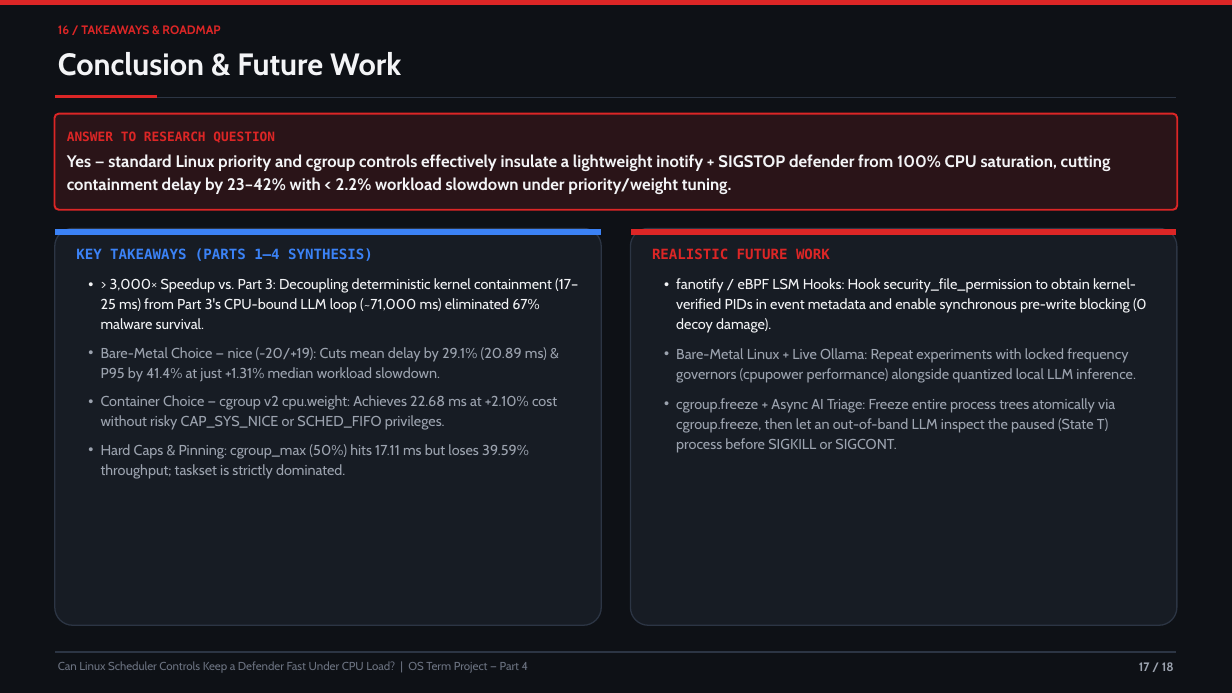
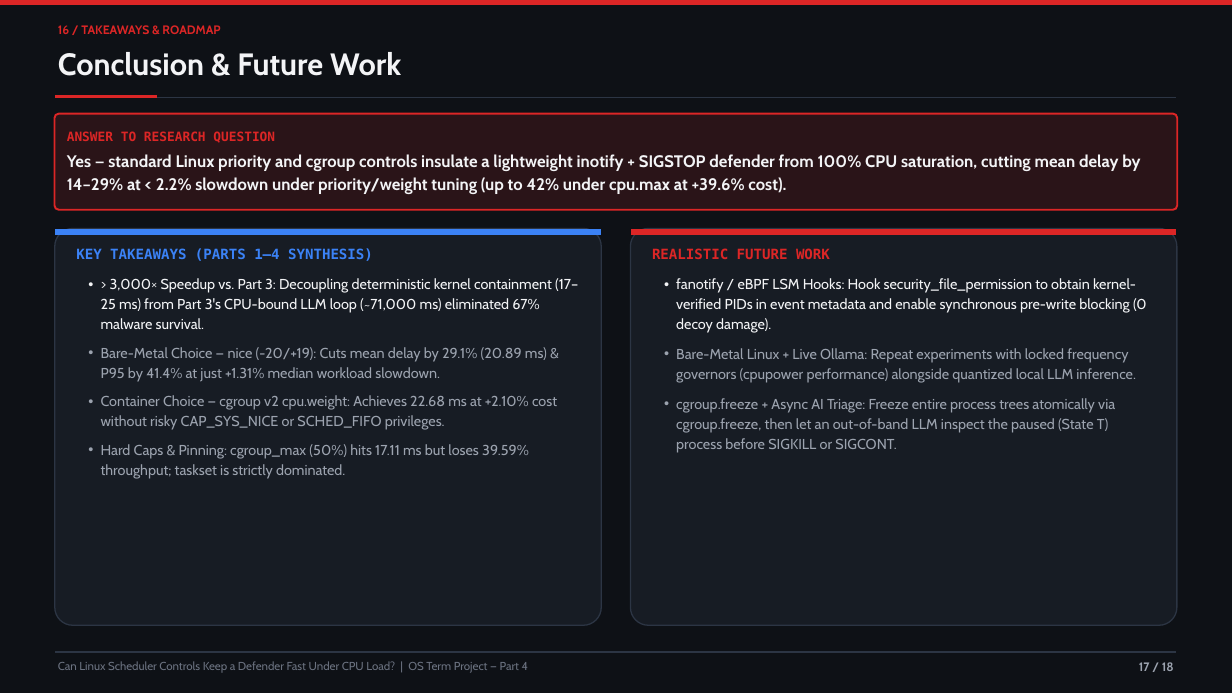
Before and after one commit to IsmailNooruddin/linux-scheduler-defender, a slide deck: slide 17 of Project Presentation.pptx. Drawn at 1232x693 pixels with LibreOffice and Linux fonts; fonts in the diff are those of the drawing. Boxes give left, top, right and bottom in pixels: in the first picture for what was removed or moved away, otherwise in the second. Text is boxed around its words. In the diff, an @@ line names an element or a change of style, - is before the commit and + after.

```diff
--- a/Project Presentation.pptx
+++ b/Project Presentation.pptx
@@ text at (67,154,1140,194): text changed @@
-Yes — standard Linux priority and cgroup controls effectively insulate a lightweight inotify + SIGSTOP defender from 100% CPU saturation, cutting containment delay by 23–42% with < 2.2% workload slowdown under priority/weight tuning.
+Yes — standard Linux priority and cgroup controls insulate a lightweight inotify + SIGSTOP defender from 100% CPU saturation, cutting mean delay by 14–29% at < 2.2% slowdown under priority/weight tuning (up to 42% under cpu.max at +39.6% cost).
```
Also in this commit, not shown: 4 other slides changed.
